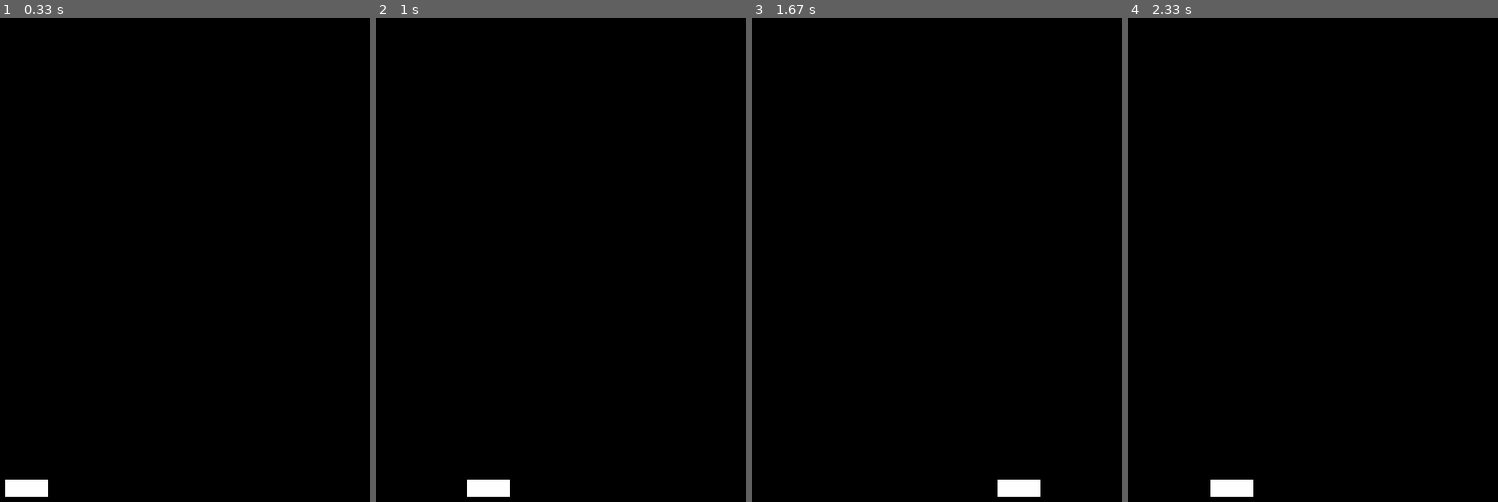
Above: before the commit, frames 1-4 (left to right).
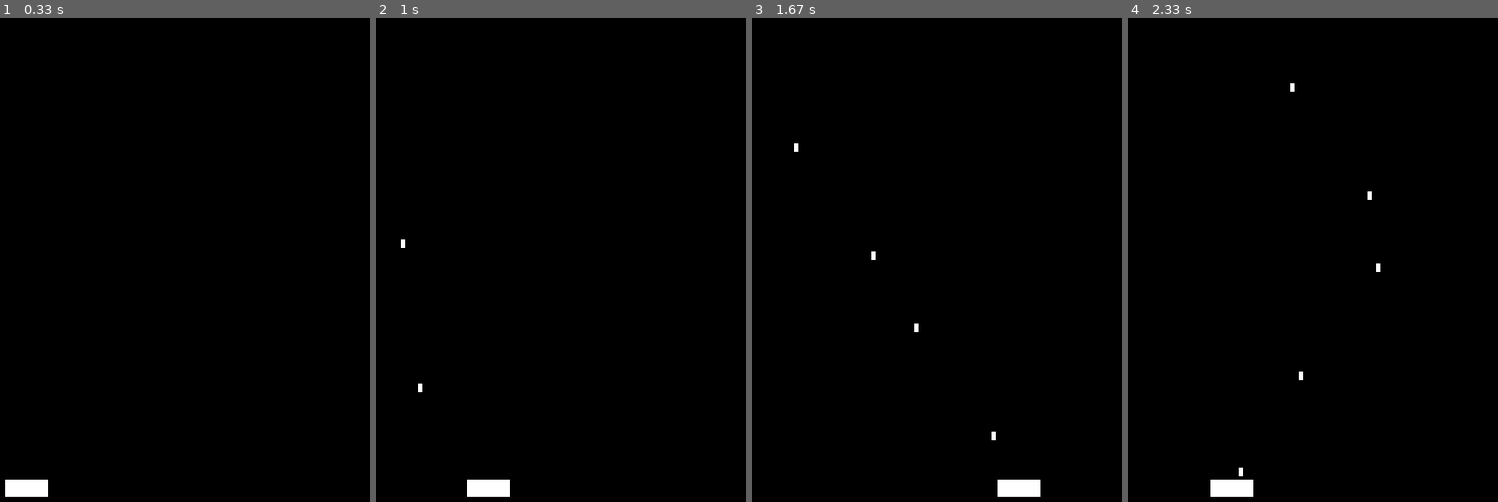
Above: after the commit, the same moments.

Repository: aknim/pygame-space-shooter
Game: pygame game, started from space_shooter.py
Same seed, same stepped clock (60 frames per second), same inputs: the game is played once before the commit and once after it.
Inputs:
- Up to frame 1 (0.33 s): no input
- Up to frame 2 (1 s): tap Space at 0.33, 0.73 s; hold Right from 0.67 s (still down)
- Up to frame 3 (1.67 s): tap Space at 1.03, 1.23, 1.53 s; release Right at 1.13 s; hold Right 1.17-1.63 s
- Up to frame 4 (2.33 s): hold Left 1.67-2.2 s; tap Space at 1.73, 2.03, 2.3 s; hold Left from 2.23 s (still down)

Frame 1 is identical in both runs. In frame 2, less than 0.1% of the frame differs, in the area x 6-13%, y 45-78%; in frame 3, less than 0.1%; in frame 4, 0.1%, in the area x 29-69%, y 13-95%.

Commit message:
Day 1.2 Added bullets firing

Diff:
--- a/space_shooter.py
+++ b/space_shooter.py
@@ -18,6 +18,10 @@
 player_y = HEIGHT - 60
 player_speed = 5
 
+bullet_width, bullet_height = 5, 10
+bullet_speed = 7
+bullets = []
+
 running = True
 while running:
     screen.fill(BLACK)
@@ -26,11 +30,27 @@
         if event.type == pygame.QUIT:
             running = False
 
+        if event.type == pygame.KEYDOWN:
+            if event.key == pygame.K_SPACE:
+                bullet_x = player_x + player_width // 2 - bullet_width // 2
+                bullet_y = player_y
+                bullets.append(pygame.Rect(bullet_x, bullet_y, bullet_width, bullet_height))
+
+
     keys = pygame.key.get_pressed()
     if keys[pygame.K_LEFT] and player_x > 0:
         player_x -= player_speed
     if keys[pygame.K_RIGHT] and player_x < WIDTH - player_width:
         player_x += player_speed
+
+    # Update bullet positions
+    for bullet in bullets[:]:
+        bullet.y -= bullet_speed
+        if bullet.y < 0:
+            bullets.remove(bullet)
+
+    for bullet in bullets:
+        pygame.draw.rect(screen, WHITE, bullet)
 
     pygame.draw.rect(screen, WHITE, (player_x, player_y, player_width, player_height))
 
